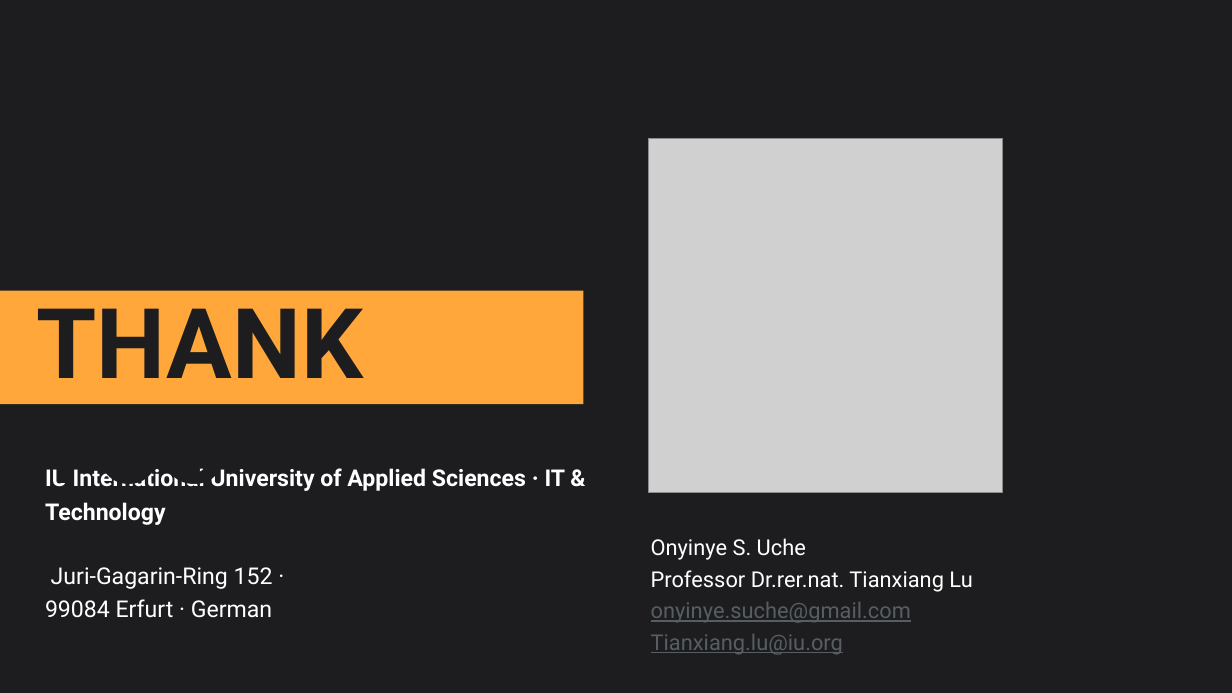
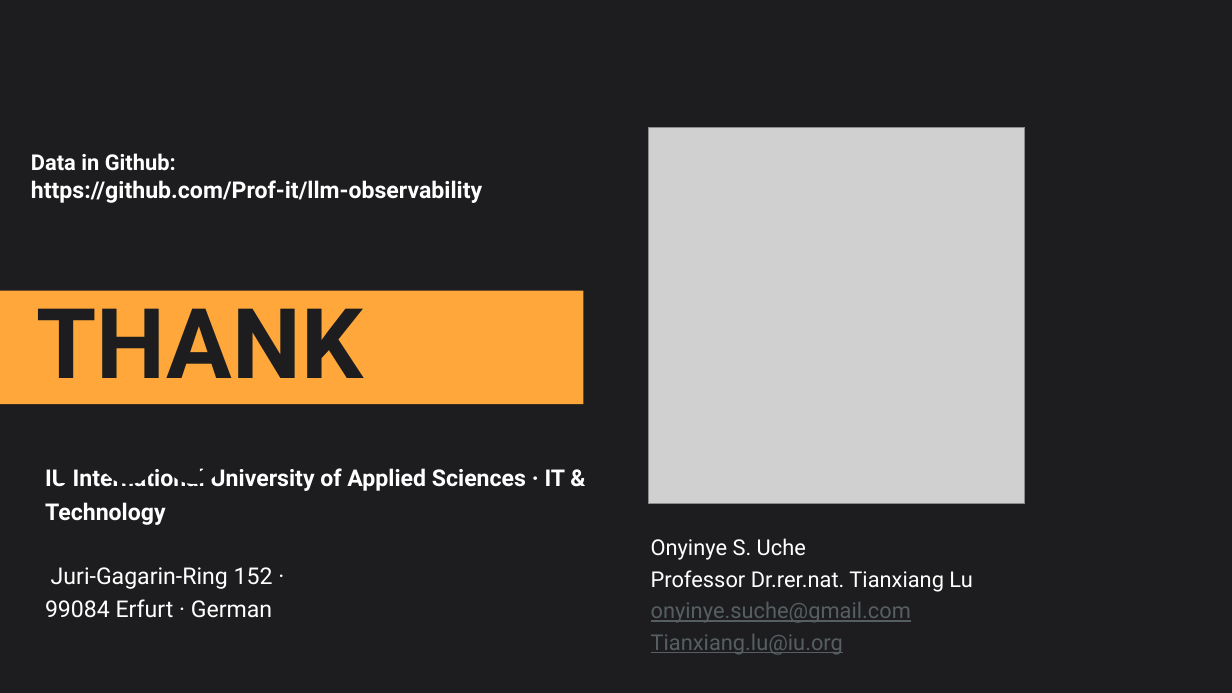
Before and after one commit to Prof-it/llm-observability, a slide deck: slide 18 of MOC2025-09-25-LPO-FinTech.pptx (slide 16 before the commit). Drawn at 1232x693 pixels with LibreOffice and Linux fonts; fonts in the diff are those of the drawing; grey boxes stand for pictures; background and template pictures are left out. Boxes give left, top, right and bottom in pixels: in the first picture for what was removed or moved away, otherwise in the second. Text is boxed around its words. In the diff, an @@ line names an element or a change of style, - is before the commit and + after.

Commit message:
updated with github repo

```diff
--- a/MOC2025-09-25-LPO-FinTech.pptx
+++ b/MOC2025-09-25-LPO-FinTech.pptx
@@ picture: place and size @@
-picture at (649, 139, 1003, 493)
+picture at (649, 127, 1025, 503)
@@ text added at (31, 153, 482, 203), 18 pt, text #FFFFFF, bold @@
+Data in Github:
+https://github.com/Prof-it/llm-observability
```
Also in this commit, not shown: 9 other slides changed, 2 slides added, 2 other files.
